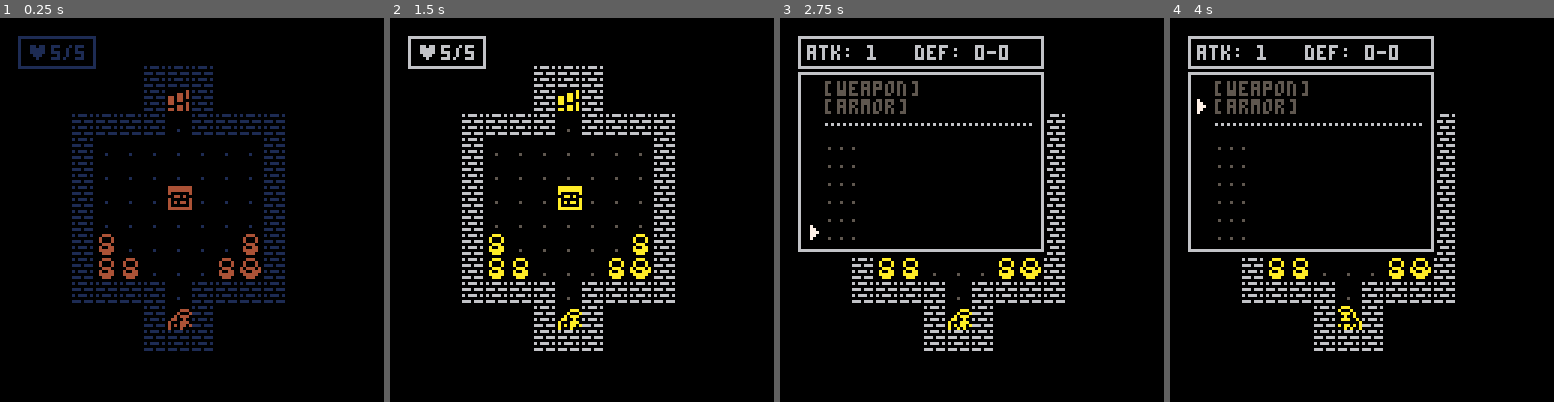
Above: before the commit, frames 1-4 (left to right).
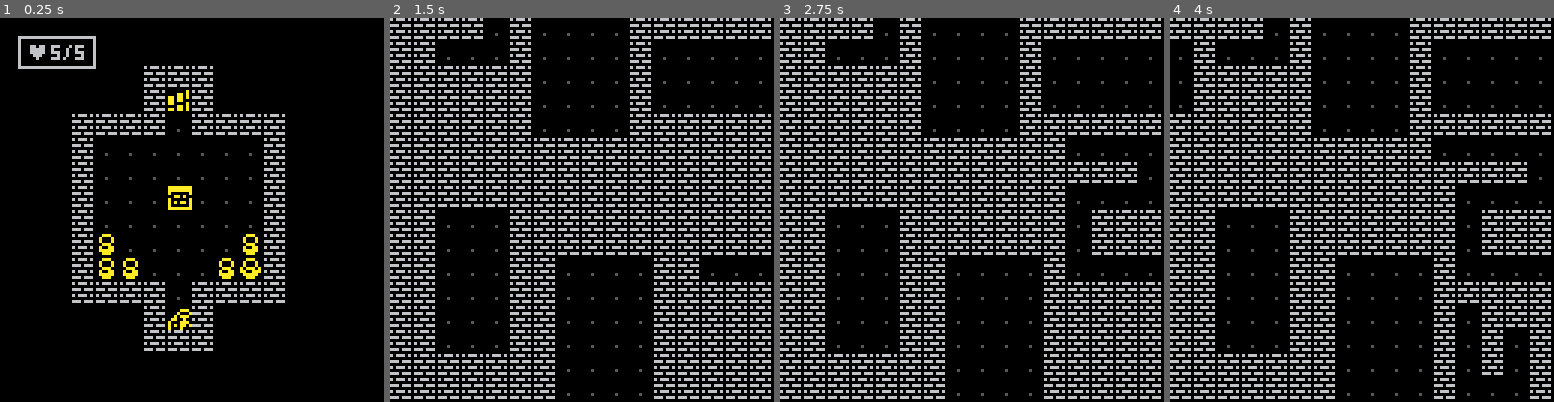
Above: after the commit, the same moments.

Repository: salty-max/pico-8
Game: PICO-8 cartridge carts/rouge/rouge.p8
Same seed, same stepped clock (60 frames per second), same inputs: the game is played once before the commit and once after it.
Inputs:
- Up to frame 1 (0.25 s): no input
- Up to frame 2 (1.5 s): tap X (X key) at 0.33, 1.07 s; tap O (Z key) at 0.7 s
- Up to frame 3 (2.75 s): hold Right 1.6-2.1 s; tap O (Z key) at 1.7, 2.1, 2.5 s; tap X (X key) at 1.85 s; hold Up 2.15-2.42 s; hold Right from 2.47 s (still down)
- Up to frame 4 (4 s): tap O (Z key) at 2.9, 3.3, 3.7 s; tap X (X key) at 2.97 s; release Right at 3.03 s; hold Left 3.08-3.58 s; hold Down 3.63-3.97 s

The runs differ from the first frame. In frame 1, 7.3% of the frame differs, in the area x 4-75%, y 4-87%; in frame 2, 25%; in frame 3, 25%, in the area x 0-100%, y 0-100%; in frame 4, 24%.

Commit message:
rouge: various tweaks + snapshot mode

Diff:
--- a/carts/rouge/src/draw.lua
+++ b/carts/rouge/src/draw.lua
@@ -1,5 +1,6 @@
 function draw_game()
   cls(0)
+  if fade_perc == 1 then return end
   map()
 
   -- for x = 0, 15 do
--- a/carts/rouge/src/gen/doorway.lua
+++ b/carts/rouge/src/gen/doorway.lua
@@ -50,7 +50,7 @@
           end
           f1, f2 = flags[x1][y1], flags[x2][y2]
           if found and f1 != f2 then
-            add(drs, {x = mx, y = my, f1 = f1, f2 = f2})
+            add(drs, {x = mx, y = my, f = f1})
           end
         end
       end
@@ -61,7 +61,8 @@
 
       add(doors, d)
       mset(d.x, d.y, 1)
-      grow_flag(d.x, d.y, d.f1)
+      snapshot()
+      grow_flag(d.x, d.y, d.f)
     end
   until #drs == 0
 end
@@ -96,6 +97,7 @@
       local d = rnd(drs)
       add(doors, d)
       mset(d.x, d.y, 1)
+      snapshot()
       cut += 1
     end
   until #drs == 0 or cut >= 3
--- a/carts/rouge/src/gen/gen.lua
+++ b/carts/rouge/src/gen/gen.lua
@@ -1,5 +1,8 @@
 function gen_floor(f)
   floor = f
+  mobs = {}
+  add(mobs, player)
+
   if floor == 0 then
     copy_map(16, 0)
   elseif floor == win_flr then
@@ -16,9 +19,6 @@
   roomap = blank_map(0)
   doors = {}
 
-  mobs = {}
-  add(mobs, player)
-
   gen_rooms()
   maze_worm()
   place_flags()
@@ -29,3 +29,12 @@
   place_doors()
   spawn_mobs()
 end
+
+function snapshot()
+  if not is_dyn_gen then return end
+  cls()
+  map()
+  for i = 0, 5 do
+    flip()
+  end
+end
--- a/carts/rouge/src/gen/maze.lua
+++ b/carts/rouge/src/gen/maze.lua
@@ -4,7 +4,7 @@
     cand = {}
     for mx = 0, 15 do
       for my = 0, 15 do
-        if not is_walkable(mx, my) and get_sig(mx, my) == 255 then
+        if can_carve(mx, my, false) and not is_next_to_room(mx, my) then
           add(cand, {x = mx, y = my})
         end
       end
@@ -15,22 +15,6 @@
       dig_worm(c.x, c.y)
     end
   until #cand <= 1
-
-  repeat
-    cand = {}
-    for mx = 0, 15 do
-      for my = 0, 15 do
-        if can_carve(mx, my, false) and not is_next_to_room(mx ,my) then
-          add(cand, {x = mx, y = my})
-        end
-      end
-    end
-
-    if #cand > 0 then
-      local c = rnd(cand)
-      mset(c.x, c.y, 1)
-    end
-  until #cand <= 1
 end
 
 function dig_worm(x, y)
@@ -39,6 +23,7 @@
   repeat
     local cand = {}
     mset(x, y, 1)
+    snapshot()
     if not can_carve(x + dir_x[dir], y + dir_y[dir], false) or (rnd() < 0.5 and stp > 2) then
       stp = 0
       for i = 1, 4 do
@@ -61,7 +46,9 @@
 end
 
 function can_carve(x, y, walk)
-  if is_in_bounds(x, y) and is_walkable(x, y) == walk then
+  if not is_in_bounds(x, y) then return false end
+  local walk = walk == nil and is_walkable(x, y) or walk
+  if is_walkable(x, y) == walk then
     local sig = get_sig(x, y)
     for i = 1, #crv_sig do
       if sig_comp(sig, crv_sig[i], crv_msk[i]) then
@@ -74,23 +61,21 @@
 end
 
 function fill_ends()
-  local cand, tle
+  local filled, tle
 
   repeat
-    cand = {}
+    filled = false
     for mx = 0, 15 do
       for my = 0, 15 do
         tle = mget(mx, my)
         if  can_carve(mx ,my, true) and tle != 14 and tle != 15 then
-          add(cand, {x = mx, y = my})
+          filled = true
+          mset(mx, my, 2)
+          snapshot()
         end
       end
     end
-
-    for c in all(cand) do
-      mset(c.x, c.y, 2)
-    end
-  until #cand == 0
+  until not filled
 end
 
 function is_next_to_room(x, y)
--- a/carts/rouge/src/gen/props.lua
+++ b/carts/rouge/src/gen/props.lua
@@ -22,18 +22,19 @@
   for x = 0, 15 do
     for y = 0, 15 do
       local tmp = d_map[x][y]
-      if tmp > high and (can_carve(x, y, false) or can_carve(x, y, true)) then
+      if tmp > high and can_carve(x, y) then
         ex, ey, high = x, y, tmp
       end
     end
   end
 
   mset(ex, ey, 14)
+  snapshot()
 
   for x = 0, 15 do
     for y = 0, 15 do
       local tmp = d_map[x][y]
-      if tmp > 0 and tmp < low and (can_carve(x, y, false) or can_carve(x, y, true)) then
+      if tmp > 0 and tmp < low and can_carve(x, y) then
         px, py, low = x, y, tmp
       end
     end
@@ -42,12 +43,14 @@
 
   mset(px, py, 15)
   player.x, player.y = px, py
+  snapshot()
 end
 
 function place_doors()
   for d in all(doors) do
     if mget(d.x, d.y) == 1 and is_walkable(d.x, d.y) and is_door(d.x, d.y) then
       mset(d.x, d.y, 13)
+      snapshot()
     end
   end
 end
--- a/carts/rouge/src/gen/room.lua
+++ b/carts/rouge/src/gen/room.lua
@@ -7,6 +7,7 @@
 
     if place_room(r) then
       rmax -= 1
+      snapshot()
     else
       fmax -= 1
       max_w = max(max_w - 1, 3)
--- a/carts/rouge/src/input.lua
+++ b/carts/rouge/src/input.lua
@@ -21,5 +21,7 @@
     move_player(dir_x[b + 1], dir_y[b + 1])
   elseif b == 4 then
     show_inv()
+  elseif b == 5 then
+    map_gen()
   end
 end
--- a/carts/rouge/src/main.lua
+++ b/carts/rouge/src/main.lua
@@ -29,6 +29,8 @@
   crv_msk = { 0b00000000, 0b00001001, 0b00000011, 0b00001100, 0b00000110 }
 
   debug = {}
+
+  is_dyn_gen = true
 
   start_game()
 end
@@ -81,7 +83,11 @@
 function _draw()
   _drw()
   draw_windows()
-  check_fade()
+  if is_dyn_gen then
+    fade_perc = 0
+  else
+    check_fade()
+  end
 
   cursor(4, 4)
   color(12)
--- a/carts/rouge/src/player.lua
+++ b/carts/rouge/src/player.lua
@@ -82,14 +82,12 @@
     _drw = draw_win
     windows = {}
     fade_out(0.02)
-    reload(0x2000, 0x2000, 0x1000)
     return false
   elseif player.hp <= 0 then
     _upd = update_gover
     _drw = draw_gover
     windows = {}
     fade_out(0.02)
-    reload(0x2000, 0x2000, 0x1000)
     return false
   end
 
